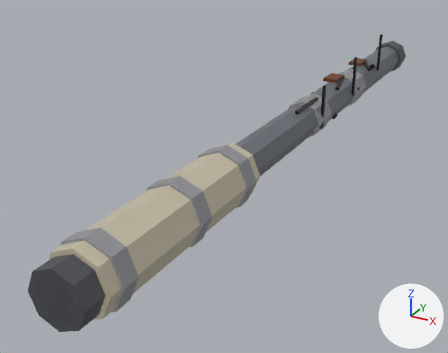
The glTF model assets/generated/items/pipe_grip_w2.glb as it was, and as the next commit left it.
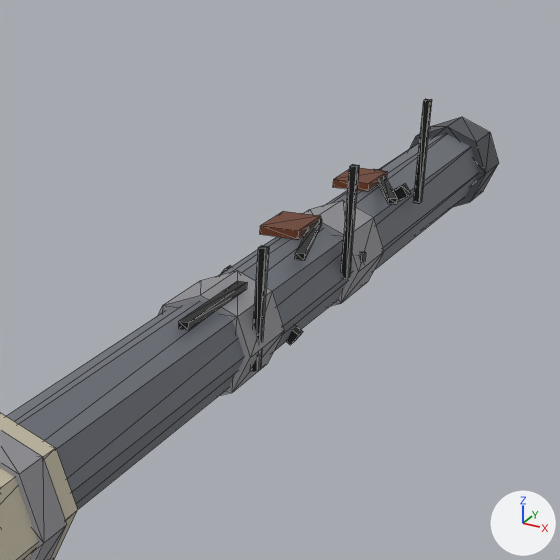
Each version appears first whole from a camera (50 mm lens) standing at (0.252, -0.337, 0.23) and looking at (-0.061, 0.232, -0.054), and next in a close-up on the part from 52% to 95% of the width and 0% to 55% of the height. Every picture has the same lights, and +X, +Y and +Z are marked at lower right. The first two pictures are the older version. The close-ups show mesh edges as thin lines. Vertices at exactly the same position are counted once.

The first close-up shows 'pipe_grip_w2'.
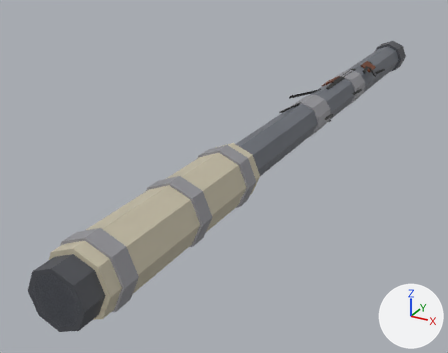
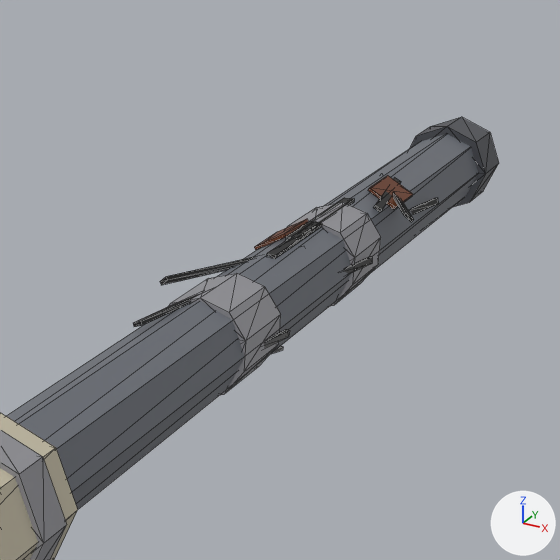
Changed parts and their boxes (x1, y1, x2, y2) in the close-ups (560 x 560 px; the box of a moved part takes in the faces that stretch with it):
'pipe_grip_w2', reshaped
    before: (0, 99, 499, 560)
    after: (0, 117, 499, 560)
part 1 of me_pipe_grip_w2, added
    after: (288, 202, 381, 306)
part 2 of me_pipe_grip_w2, added
    after: (168, 273, 281, 395)
part 3 of me_pipe_grip_w2, moved or reshaped
    before: (374, 169, 397, 204)
    after: (393, 192, 414, 222)
part 4 of me_pipe_grip_w2, added
    after: (286, 198, 354, 240)
part 5 of me_pipe_grip_w2, deleted
    before: (179, 99, 432, 372)
part 6 of me_pipe_grip_w2, cut back
    before: (158, 168, 387, 396)
    after: (133, 175, 438, 354)

The change, as a list of edits to the scene's bpy script:
```text
Change me_pipe_grip_w2:
    used by ob_pipe_grip_w2; location = (0.0, 0.0, 0.0)
    remove me_pipe_grip_w2.from_pydata(...)  # 232 vertices, 384 faces; spans x -0.03..0.03, y -0.1..0.7, z -0.03..0.061
    add me_pipe_grip_w2.from_pydata(...)  # 264 vertices, 436 faces; spans x -0.032..0.032, y -0.1..0.7, z -0.03..0.03
    me_pipe_grip_w2 part 1: a new loose piece, a 10-sided cylinder along y spanning x -0.02..0.02, y 0.446..0.486, z -0.021..0.021, in mat_defaultmaterial
    me_pipe_grip_w2 part 2: a new loose piece, a 10-sided cylinder along y spanning x -0.02..0.02, y 0.308..0.349, z -0.021..0.021, in mat_defaultmaterial
    me_pipe_grip_w2 part 3: the loose piece of 8 vertices spanning x -0.006..0.022, y 0.499..0.556, z 0.02..0.023 is multiplied about its middle by the matrix ((1.072, -0.138, 0.775), (-0.097, 1.276, 0.361), (-0.781, -0.348, 1.019)), then moved by (0.005, 0.005, -0.006)
    me_pipe_grip_w2 part 4: a new loose piece, a box spanning x -0.0025..0.0025, y 0.4152..0.4968, z 0.0191..0.0207, in mat_defaultmaterial
    me_pipe_grip_w2 part 5: 7 loose pieces with 56 vertices, spanning x -0.022..0.022, y 0.272..0.549, z -0.016..0.061, are deleted
    me_pipe_grip_w2 part 6
    55 vertices are removed from x -0.022..0.022, y 0.308..0.548, z -0.022..0.024
    92 faces are deleted
    1 vertex moves within x 0.004, y 0.446, z 0.02
    77 vertices are added at x -0.032..0.024, y 0.272..0.558, z -0.021..0.022
    9 new vertices lie (0.018, 0.048, 0.0) away from vertices in x -0.028..-0.007, y 0.335..0.489, z -0.021..-0.009
    9 new vertices lie (0.006, 0.035, 0.0) away from vertices in x 0.015..0.018, y 0.315..0.54, z -0.003..0.007
    144 new faces join them
```
